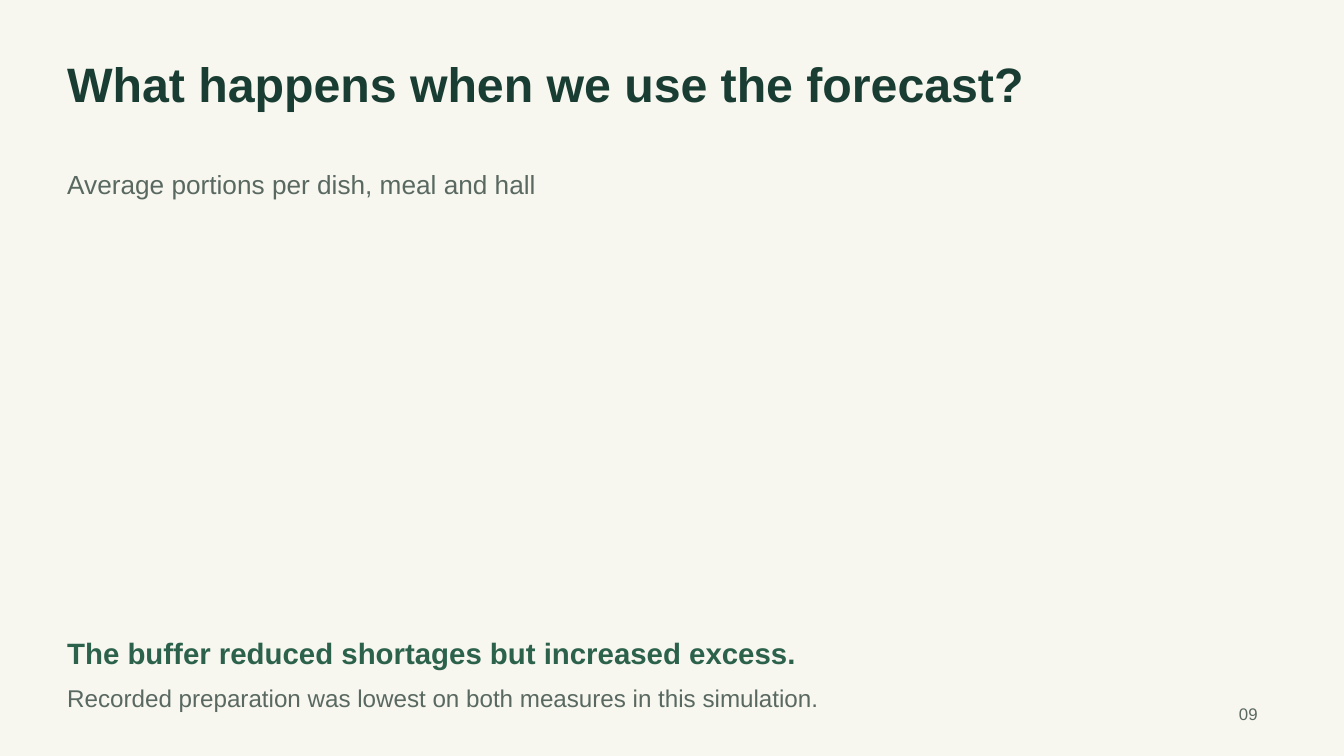
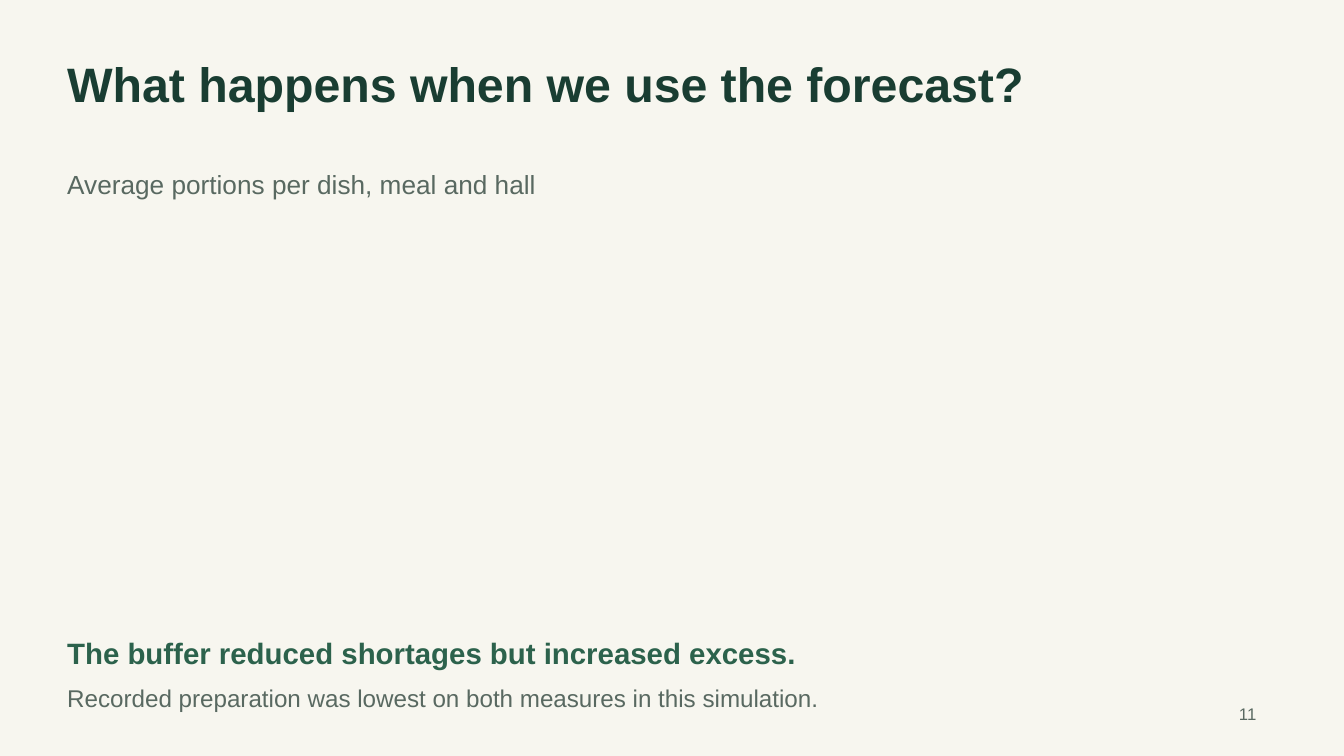
Before and after one commit to SaiTeja-2101/IDSE-Project, a slide deck: slide 11 of submission/ResilientBite-Presentation.pptx (slide 9 before the commit). Drawn at 1344x756 pixels with LibreOffice and Linux fonts; fonts in the diff are those of the drawing. Boxes give left, top, right and bottom in pixels: in the first picture for what was removed or moved away, otherwise in the second. Text is boxed around its words. In the diff, an @@ line names an element or a change of style, - is before the commit and + after.

```diff
--- a/submission/ResilientBite-Presentation.pptx
+++ b/submission/ResilientBite-Presentation.pptx
@@ text at box(1239, 708, 1256, 720): text changed @@
-09
+11
```
Also in this commit, not shown: 7 other slides changed, 2 slides added, 7 other files.
